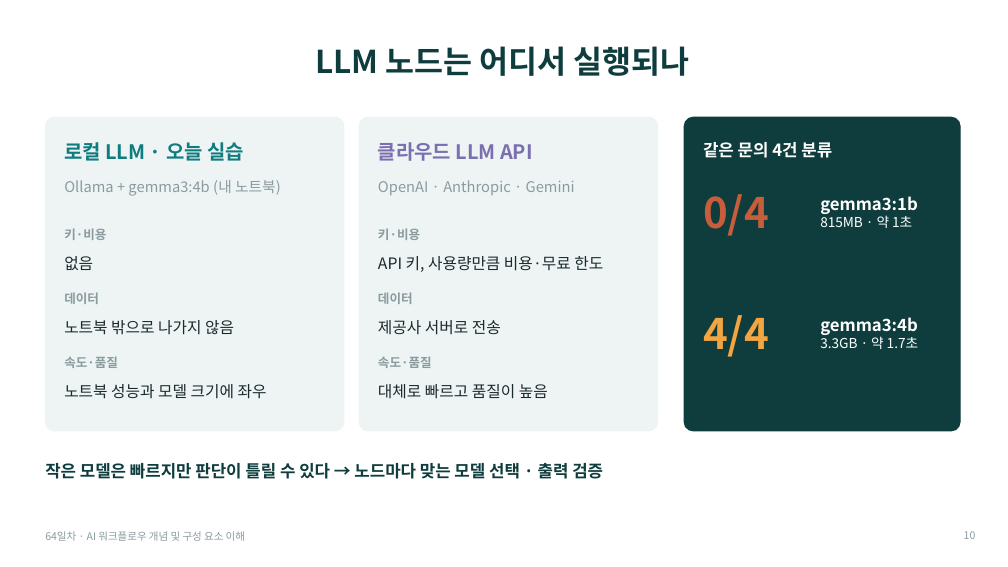
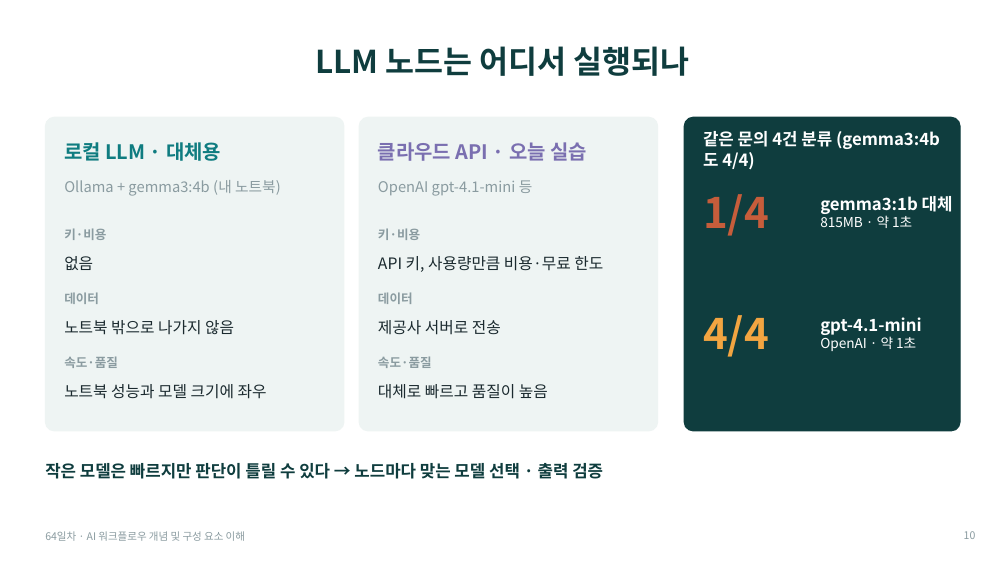
Before and after one commit to haedeuncha/aio-01d4-stu, a slide deck: slide 10 of Lecture/64/00-DAY64-OVERVIEW.pptx. Drawn at 1008x567 pixels with LibreOffice and Linux fonts; fonts in the diff are those of the drawing. Boxes give left, top, right and bottom in pixels: in the first picture for what was removed or moved away, otherwise in the second. Text is boxed around its words. In the diff, an @@ line names an element or a change of style, - is before the commit and + after.

Commit message:
D-2 수정 작업: OpenAI API 우선 없으면 Ollama 적용

```diff
--- a/Lecture/64/00-DAY64-OVERVIEW.pptx
+++ b/Lecture/64/00-DAY64-OVERVIEW.pptx
@@ text at (64, 142, 221, 161): text changed @@
-로컬 LLM · 오늘 실습
+로컬 LLM · 대체용
@@ text at (378, 142, 587, 161): text changed @@
-클라우드 LLM API
+클라우드 API · 오늘 실습
@@ text at (703, 131, 940, 170): text changed @@
-같은 문의 4건 분류
+같은 문의 4건 분류 (gemma3:4b도 4/4)
@@ text at (378, 180, 533, 196): text changed @@
-OpenAI · Anthropic · Gemini
+OpenAI gpt-4.1-mini 등
@@ text at (703, 194, 769, 236): text changed @@
-0/4
+1/4
@@ text at (820, 196, 953, 214): text changed @@
-gemma3:1b
+gemma3:1b 대체
@@ text at (820, 317, 921, 351): text changed; size 13 to 16 pt; bold on @@
-gemma3:4b
-3.3GB · 약 1.7초
+gpt-4.1-mini
+OpenAI · 약 1초
```
Also in this commit, not shown: 2 other slides changed, 15 other files.
